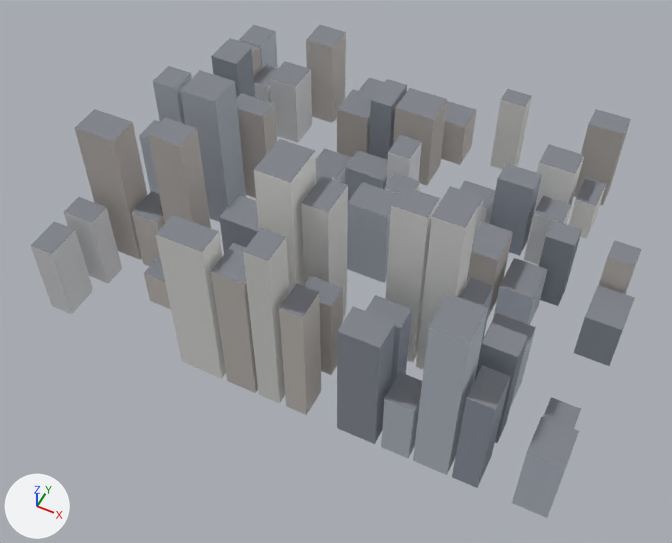
One commit to the glTF model apps/client/public/cities/tokyo_synth/tiles/0_2.glb: the scene before it, then after it.
Rendered twice from a 50 mm lens placed at (265.0, -909.0, 348.0), pointed at (135.0, -649.0, 22.0). Lighting does not change. The marker at lower left points along +X, +Y and +Z. The picture after the commit comes second. Vertices at exactly the same position are counted once.
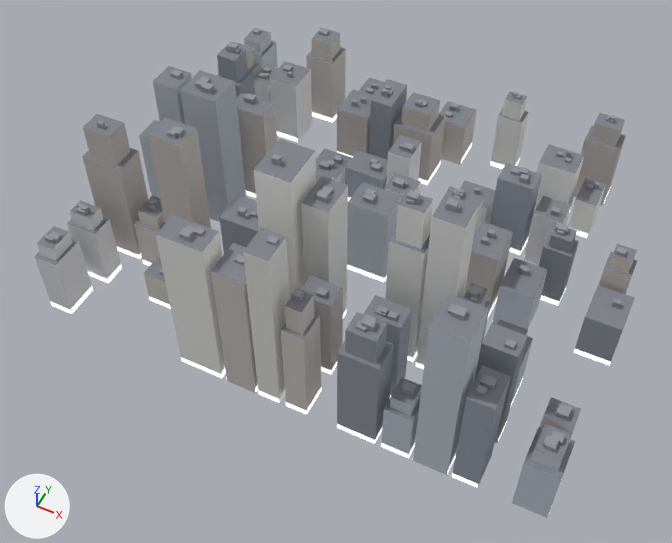
Pixel boxes (x1, y1, x2, y2) of what changed, in the pictures (672 x 543 px):
'Mesh_0', reshaped: before (30, 25, 641, 518); after (34, 28, 638, 518)
part 1 of me_mesh_0, added: after (232, 41, 254, 69)
part 2 of me_mesh_0, added: after (244, 28, 271, 54)
part 3 of me_mesh_0, added: after (217, 44, 248, 83)
part 4 of me_mesh_0, added: after (83, 113, 130, 165)
part 5 of me_mesh_0, added: after (37, 226, 72, 261)
part 6 of me_mesh_0, added: after (70, 200, 103, 230)
part 7 of me_mesh_0, added: after (402, 92, 440, 131)
part 8 of me_mesh_0, added: after (285, 288, 314, 335)
part 9 of me_mesh_0, added: after (548, 224, 577, 253)
part 10 of me_mesh_0, added: after (396, 191, 433, 249)
part 11 of me_mesh_0, added: after (463, 283, 488, 306)
part 12 of me_mesh_0, added: after (345, 312, 387, 363)
part 13 of me_mesh_0, added: after (390, 377, 422, 416)
part 14 of me_mesh_0, added: after (609, 244, 637, 273)
part 15 of me_mesh_0, added: after (531, 423, 572, 471)
part 16 of me_mesh_0, reshaped: before (30, 25, 641, 468); after (34, 28, 638, 513)
part 17 of me_mesh_0, added: after (166, 126, 184, 138)

The change, as a list of edits to the scene's bpy script:
```text
Add mat_shop:
    mat_shop = bpy.data.materials.new('shop')
    mat_shop.use_nodes = True; mat_shop.node_tree.nodes.clear()
    _N = mat_shop.node_tree.nodes; _L = mat_shop.node_tree.links
    n0 = _N.new('ShaderNodeBsdfPrincipled'); n0.name = 'Principled BSDF'
    n0.inputs[28].default_value = 1.0  # 'Emission Strength'
    n1 = _N.new('ShaderNodeOutputMaterial'); n1.name = 'Material Output'
    n2 = _N.new('ShaderNodeVertexColor'); n2.name = 'Color Attribute'
    _L.new(n0.outputs[0], n1.inputs[0])  # 'BSDF' to 'Surface'
    _L.new(n2.outputs[0], n0.inputs[0])  # 'Color' to 'Base Color'
Change me_mesh_0:
    remove me_mesh_0.from_pydata(...)  # 520 vertices, 650 faces; spans x 13.0..264.0, y -712.0..-512.0, z 0.0..97.0
    add me_mesh_0.from_pydata(...)  # 2588 vertices, 2638 faces; spans x 13.0..265.0, y -713.0..-511.0, z 0.0..100.0
    me_mesh_0 part 1: the loose piece of 8 vertices spanning x 13.0..32.0, y -552.0..-537.0, z 0.0..46.0 is copied, and the copy is scaled about its middle by (0.72, 0.72, 0.231), then moved by (0.0, 0.0, 18.0); it spans x 16.0..29.0, y -550.0..-539.0, z 35.0..46.0
    me_mesh_0 part 2: the loose piece of 8 vertices spanning x 13.0..28.0, y -528.0..-512.0, z 0.0..39.0 is copied, and the copy is scaled about its middle by (0.72, 0.72, 0.188), then moved by (0.0, 0.0, 16.0); it spans x 15.0..25.0, y -526.0..-514.0, z 32.0..39.0
    me_mesh_0 part 3: the loose piece of 8 vertices spanning x 31.0..46.0, y -583.0..-568.0, z 0.0..68.0 is copied, and the copy is scaled about its middle by (0.72, 0.72, 0.202), then moved by (0.0, 0.0, 27.0); it spans x 33.0..44.0, y -581.0..-570.0, z 54.0..68.0
    me_mesh_0 part 4: the loose piece of 8 vertices spanning x 13.0..34.0, y -668.0..-653.0, z 0.0..78.0 is copied, and the copy is scaled about its middle by (0.72, 0.72, 0.219), then moved by (0.0, 0.0, 30.0); it spans x 16.0..31.0, y -666.0..-655.0, z 61.0..78.0
    me_mesh_0 part 5: the loose piece of 8 vertices spanning x 13.0..25.0, y -712.0..-695.0, z 0.0..43.0 is copied, and the copy is scaled about its middle by (0.72, 0.72, 0.174), then moved by (0.0, 0.0, 18.0); it spans x 15.0..23.0, y -710.0..-698.0, z 35.0..43.0
    me_mesh_0 part 6: the loose piece of 8 vertices spanning x 13.0..29.0, y -688.0..-677.0, z 0.0..43.0 is copied, and the copy is scaled about its middle by (0.72, 0.72, 0.174), then moved by (0.0, 0.0, 18.0); it spans x 15.0..27.0, y -687.0..-679.0, z 35.0..43.0
    me_mesh_0 part 7: the loose piece of 8 vertices spanning x 121.0..143.0, y -552.0..-534.0, z 0.0..46.0 is copied, and the copy is scaled about its middle by (0.72, 0.72, 0.231), then moved by (0.0, 0.0, 18.0); it spans x 124.0..140.0, y -550.0..-536.0, z 35.0..46.0
    me_mesh_0 part 8: the loose piece of 8 vertices spanning x 142.0..152.0, y -712.0..-698.0, z 0.0..68.0 is copied, and the copy is scaled about its middle by (0.72, 0.72, 0.202), then moved by (0.0, 0.0, 27.0); it spans x 144.0..151.0, y -710.0..-700.0, z 54.0..68.0
    me_mesh_0 part 9: the loose piece of 8 vertices spanning x 219.0..232.0, y -603.0..-592.0, z 0.0..43.0 is copied, and the copy is scaled about its middle by (0.72, 0.72, 0.174), then moved by (0.0, 0.0, 18.0); it spans x 221.0..231.0, y -601.0..-593.0, z 35.0..43.0
    me_mesh_0 part 10: the loose piece of 8 vertices spanning x 168.0..183.0, y -665.0..-653.0, z 0.0..94.0 is copied, and the copy is scaled about its middle by (0.72, 0.72, 0.215), then moved by (0.0, 0.0, 37.0); it spans x 170.0..181.0, y -664.0..-655.0, z 74.0..94.0
    me_mesh_0 part 11: the loose piece of 8 vertices spanning x 185.0..199.0, y -667.0..-653.0, z 0.0..97.0 is copied, and the copy is scaled about its middle by (0.532, 0.974, 0.109), then moved by (13.0, -2.0, 2.0); it spans x 202.0..209.0, y -669.0..-656.0, z 45.0..55.0
    me_mesh_0 part 12: the loose piece of 8 vertices spanning x 168.0..186.0, y -712.0..-699.0, z 0.0..68.0 is copied, and the copy is scaled about its middle by (0.72, 0.72, 0.202), then moved by (0.0, 0.0, 27.0); it spans x 170.0..183.0, y -711.0..-701.0, z 54.0..68.0
    me_mesh_0 part 13: the loose piece of 8 vertices spanning x 189.0..201.0, y -712.0..-697.0, z 0.0..36.0 is copied, and the copy is scaled about its middle by (0.72, 0.72, 0.204), then moved by (0.0, 0.0, 14.0); it spans x 190.0..200.0, y -710.0..-700.0, z 29.0..36.0
    me_mesh_0 part 14: the loose piece of 8 vertices spanning x 248.0..260.0, y -603.0..-592.0, z 0.0..43.0 is copied, and the copy is scaled about its middle by (0.72, 0.72, 0.174), then moved by (0.0, 0.0, 18.0); it spans x 249.0..258.0, y -601.0..-593.0, z 35.0..43.0
    me_mesh_0 part 15: the loose piece of 8 vertices spanning x 248.0..263.0, y -712.0..-694.0, z 0.0..39.0 is copied, and the copy is scaled about its middle by (0.72, 0.72, 0.188), then moved by (0.0, 0.0, 16.0); it spans x 250.0..260.0, y -710.0..-697.0, z 32.0..39.0
    me_mesh_0 part 16: 80 vertices moved from x 13.0..263.0, y -712.0..-512.0, z 36.0..94.0 to x 13.0..263.0, y -712.0..-512.0, z 29.0..74.0; 1884 vertices added at x 13.0..265.0, y -713.0..-511.0, z 0.0..100.0
    me_mesh_0 part 17: 24 vertices added at x 60.0..66.0, y -663.0..-658.0, z 87.0..90.0
    other edits to the shape of me_mesh_0 do not show in these pictures
    add me_mesh_0.materials.append(mat_shop)
```
